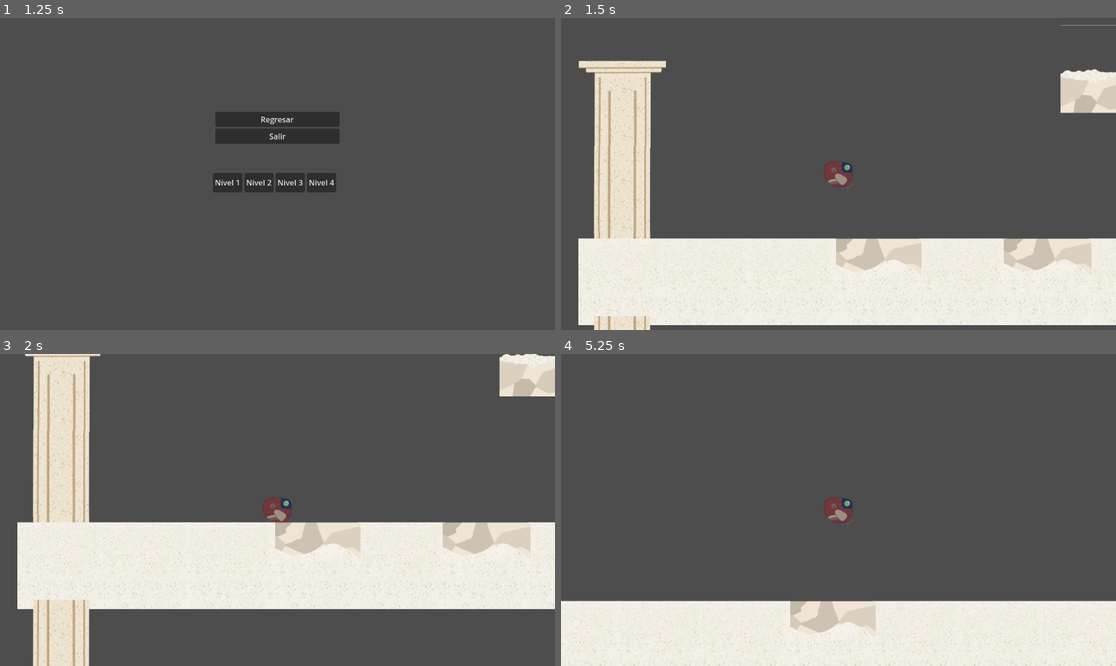
Above: before the commit, frames 1-4 (two rows, left to right).
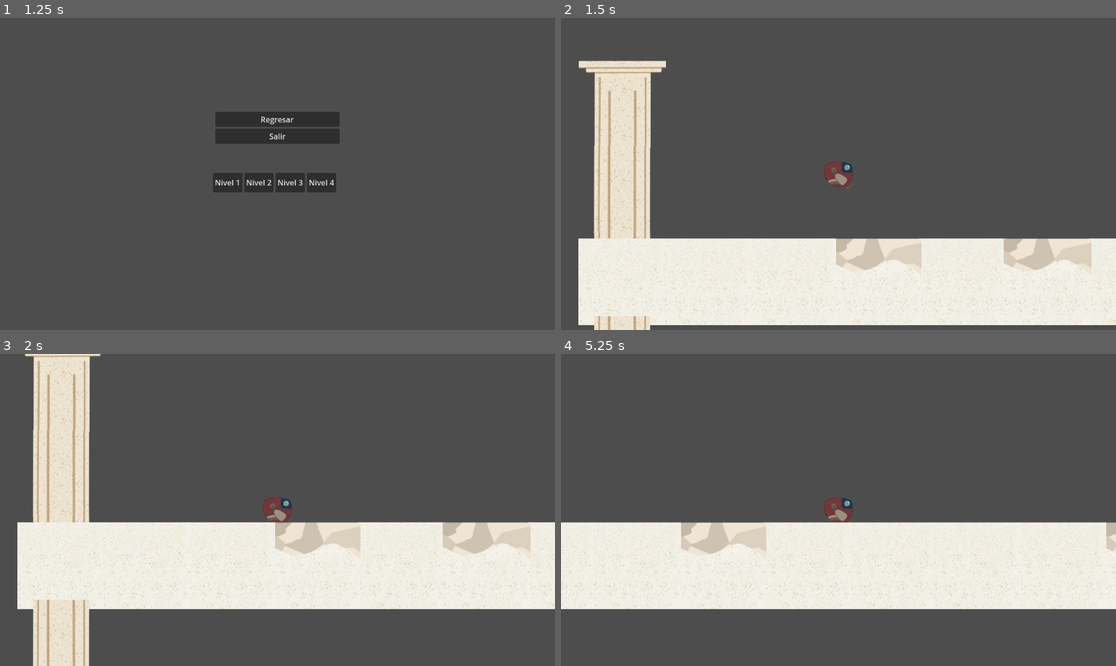
Above: after the commit, the same moments.

Repository: ednialzavlare/BubblesGodot
Game: Godot game, scene res://Scenes/Menus/menu_inicio.tscn
Two runs of this game, one before a commit and one after it. Both use one fixed random seed, a clock stepped at 60 frames per second and the inputs below.
Inputs:
- Up to frame 1 (1.25 s): click "Jugar" at 0.5 s
- Up to frame 2 (1.5 s): click "Nivel 1" at 1.25 s
- Up to frame 3 (2 s): no input
- Up to frame 4 (5.25 s): tap Enter (ui_accept) at 2, 2.27, 3.02, 4.52 s; hold Right (ui_right) 2.03-3.53 s; hold Left (ui_left) 3.53-4.28 s; hold Right (ui_right) from 4.28 s (still down)

Frame 1 is identical in both runs. In frame 2, 1.4% of the frame differs, in the area x 89-100%, y 2-31%; in frame 3, 1.3%; in frame 4, 44%, in the area x 0-100%, y 53-100%.

Commit message:
Indicios de burbuja y colisiones

Diff:
--- a/Scenes/Burbujas/burbuja1.tscn
+++ b/Scenes/Burbujas/burbuja1.tscn
@@ -1,3 +1,7 @@
 [gd_scene format=3 uid="uid://bw4mhmn7wdhnj"]
 
-[node name="Burbuja1" type="Node2D"]
+[node name="Burbuja1" type="CharacterBody2D"]
+
+[node name="AnimatedSprite2D" type="AnimatedSprite2D" parent="."]
+
+[node name="CollisionShape2D" type="CollisionShape2D" parent="."]
--- a/Scenes/Niveles/nivel_1.tscn
+++ b/Scenes/Niveles/nivel_1.tscn
@@ -12,7 +12,7 @@
 0:0/0/physics_layer_0/polygon_0/points = PackedVector2Array(-103.383, -96.8905, 98.3888, -96.8905, 61.4306, 100.886, -65.4261, 100.886)
 0:0/0/physics_layer_0/polygon_0/one_way = true
 1:0/0 = 0
-1:0/0/physics_layer_0/polygon_0/points = PackedVector2Array(-98.3888, -99.8871, 101.385, -98.8883, 97.39, 100.886, -100.387, 101.885)
+1:0/0/physics_layer_0/polygon_0/points = PackedVector2Array(-65.4261, -101.885, 64.4272, -101.885, 62.4295, 101.885, -65.4261, 100.886)
 2:0/0 = 0
 2:0/0/physics_layer_0/polygon_0/points = PackedVector2Array(-100.387, -66.9244, 101.385, -98.8883, 97.39, 100.886, -100.387, 66.9244)
 2:0/0/physics_layer_0/polygon_0/one_way = true
@@ -154,5 +154,5 @@
 
 [node name="TileMap" type="TileMapLayer" parent="."]
 scale = Vector2(0.23, 0.23)
-tile_map_data = PackedByteArray("AADh//n/AQAAAAAAAADh/wUAAQA …(1584 unchanged characters)… CAAEAAAD1AJYAAQABAAEAAAABAZYAAQABAAEAAAA7AP7/AQABAAIAAAAlAPT/AQABAAIAAAA=")
+tile_map_data = PackedByteArray("AADh//n/AQAAAAAAAADh/wUAAQA …(1584 unchanged characters)… CAAEAAAD1AJYAAQABAAEAAAABAZYAAQABAAEAAAA6AP//AQAAAAIAAAA=")
 tile_set = SubResource("TileSet_m54g4")
